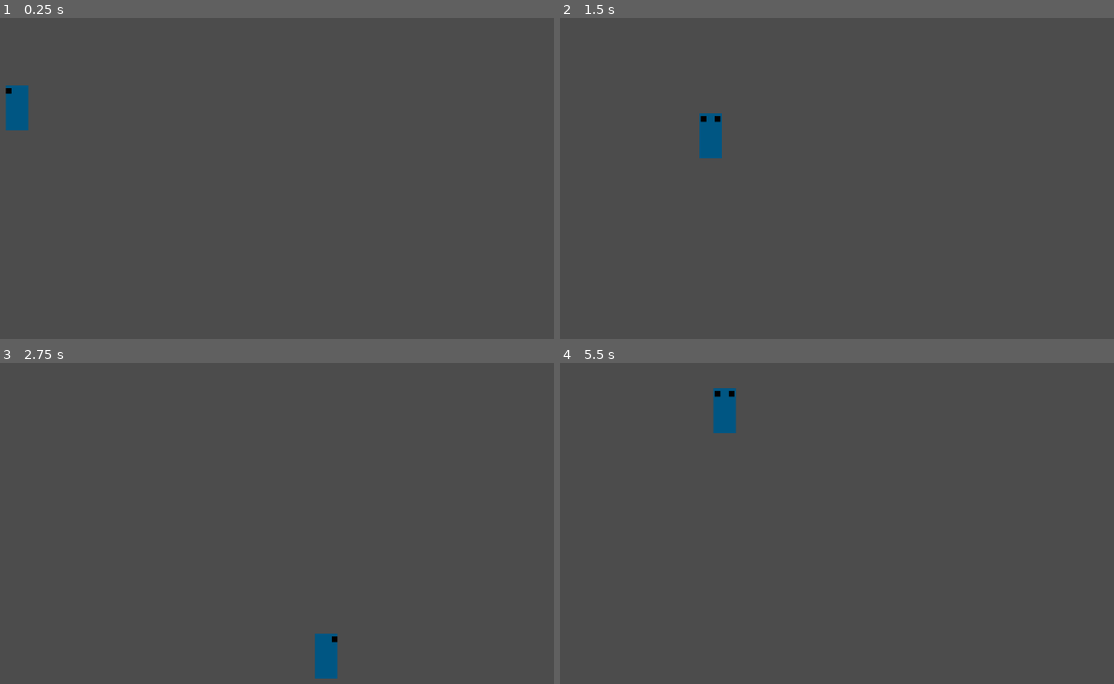
Above: before the commit, frames 1-4 (two rows, left to right).
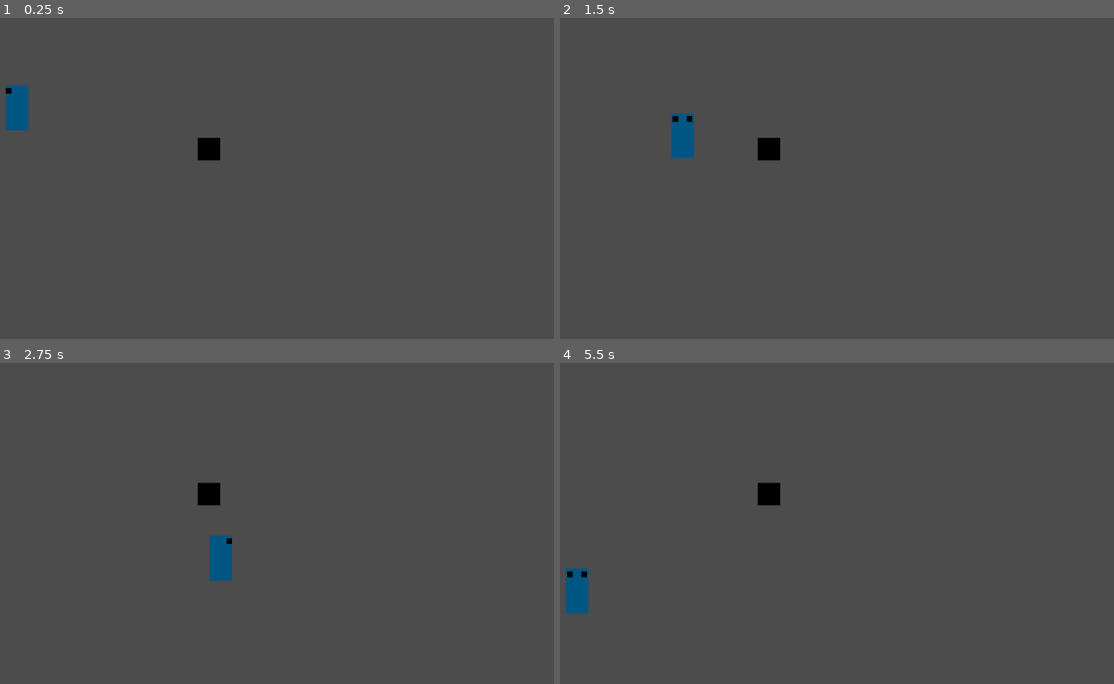
Above: after the commit, the same moments.

Repository: MindGamerFTW/Space-Squad
Game: Godot game, scene res://Main.tscn
Same seed, same stepped clock (60 frames per second), same inputs: the game is played once before the commit and once after it.
Inputs:
- Up to frame 1 (0.25 s): no input
- Up to frame 2 (1.5 s): tap Enter at 0.5 s; hold Right (ui_right) 0.53-1.28 s; hold Down (ui_down) from 1.28 s (still down)
- Up to frame 3 (2.75 s): release Down (ui_down) at 2.03 s; hold Right (ui_right) from 2.03 s (still down)
- Up to frame 4 (5.5 s): release Right (ui_right) at 2.78 s; hold Up (ui_up) 2.78-3.53 s; hold Left (ui_left) 3.53-5.03 s; hold Down (ui_down) from 5.03 s (still down)

The runs differ from the first frame. In frame 1, 0.3% of the frame differs, in the area x 35-40%, y 37-45%; in frame 2, 1.4%; in frame 3, 1.4%; in frame 4, 1.5%, in the area x 0-40%, y 7-79%.

Commit message:
added wall

Diff:
--- a/KinematicBody2D.gd
+++ b/KinematicBody2D.gd
@@ -7,18 +7,25 @@
 	if Input.is_action_pressed("ui_right"):
 		$Sprite.play("right")
 		motion.x = 200
+		motion.y = 0
+
 	elif Input.is_action_pressed("ui_left"):
 		$Sprite.play("left")
 		motion.x = -200
+		motion.y = 0
+
 	elif Input.is_action_pressed("ui_up"):
 		$Sprite.play("back")
 		motion.y = -200
+		motion.x = 0
+
 	elif Input.is_action_pressed("ui_down"):
 		$Sprite.play("front")
 		motion.y = 200
+		motion.x = 0
+
 	else:
 		motion.x = 0
 		motion.y = 0
 
 	move_and_slide(motion)
-	pass
--- a/Main.tscn
+++ b/Main.tscn
@@ -1,32 +1,33 @@
-[gd_scene load_steps=8 format=2]
+[gd_scene load_steps=10 format=2]
 
 [ext_resource path="res://KinematicBody2D.gd" type="Script" id=1]
-[ext_resource path="res://Sprites/Left.png" type="Texture" id=2]
-[ext_resource path="res://Sprites/Right.png" type="Texture" id=3]
-[ext_resource path="res://Sprites/front.png" type="Texture" id=4]
-[ext_resource path="res://Sprites/Back.png" type="Texture" id=5]
+[ext_resource path="res://Sprites/front.png" type="Texture" id=2]
+[ext_resource path="res://Sprites/Back.png" type="Texture" id=3]
+[ext_resource path="res://Sprites/Left.png" type="Texture" id=4]
+[ext_resource path="res://Sprites/Right.png" type="Texture" id=5]
+[ext_resource path="res://Sprites/wall.png" type="Texture" id=6]
 
 [sub_resource type="SpriteFrames" id=1]
 
 animations = [ {
 "frames": [ ExtResource( 2 ) ],
 "loop": true,
-"name": "left",
+"name": "front",
 "speed": 5.0
 }, {
 "frames": [ ExtResource( 3 ) ],
 "loop": true,
-"name": "right",
+"name": "back",
 "speed": 5.0
 }, {
 "frames": [ ExtResource( 4 ) ],
 "loop": true,
-"name": "front",
+"name": "left",
 "speed": 5.0
 }, {
 "frames": [ ExtResource( 5 ) ],
 "loop": true,
-"name": "back",
+"name": "right",
 "speed": 5.0
 } ]
 
@@ -35,9 +36,14 @@
 custom_solver_bias = 0.0
 extents = Vector2( 16, 32 )
 
+[sub_resource type="RectangleShape2D" id=3]
+
+custom_solver_bias = 0.0
+extents = Vector2( 16, 16 )
+
 [node name="Main" type="Node" index="0"]
 
-[node name="KinematicBody2D" type="KinematicBody2D" parent="." index="0"]
+[node name="Player" type="KinematicBody2D" parent="." index="0"]
 
 position = Vector2( 160, 128 )
 input_pickable = false
@@ -49,7 +55,7 @@
 "_edit_group_": true
 }
 
-[node name="Sprite" type="AnimatedSprite" parent="KinematicBody2D" index="0"]
+[node name="Sprite" type="AnimatedSprite" parent="Player" index="0"]
 
 frames = SubResource( 1 )
 animation = "left"
@@ -57,9 +63,42 @@
 "_edit_group_": true
 }
 
-[node name="CollisionShape2D" type="CollisionShape2D" parent="KinematicBody2D" index="1"]
+[node name="CollisionShape2D" type="CollisionShape2D" parent="Player" index="1"]
 
 shape = SubResource( 2 )
 __meta__ = {
 "_edit_group_": true
 }
+
+[node name="Walls" type="Node" parent="." index="1"]
+
+editor/display_folded = true
+
+[node name="Wall" type="StaticBody2D" parent="Walls" index="0"]
+
+editor/display_folded = true
+position = Vector2( 433.202, 187.268 )
+input_pickable = false
+collision_layer = 1
+collision_mask = 1
+constant_linear_velocity = Vector2( 0, 0 )
+constant_angular_velocity = 0.0
+friction = 1.0
+bounce = 0.0
+__meta__ = {
+"_edit_group_": true
+}
+
+[node name="Sprite" type="Sprite" parent="Walls/Wall" index="0"]
+
+texture = ExtResource( 6 )
+__meta__ = {
+"_edit_group_": true
+}
+
+[node name="CollisionShape2D" type="CollisionShape2D" parent="Walls/Wall" index="1"]
+
+shape = SubResource( 3 )
+__meta__ = {
+"_edit_group_": true
+}
Binary file added: Sprites/wall.png
Not shown, changed: Sprites/wall.png.import
